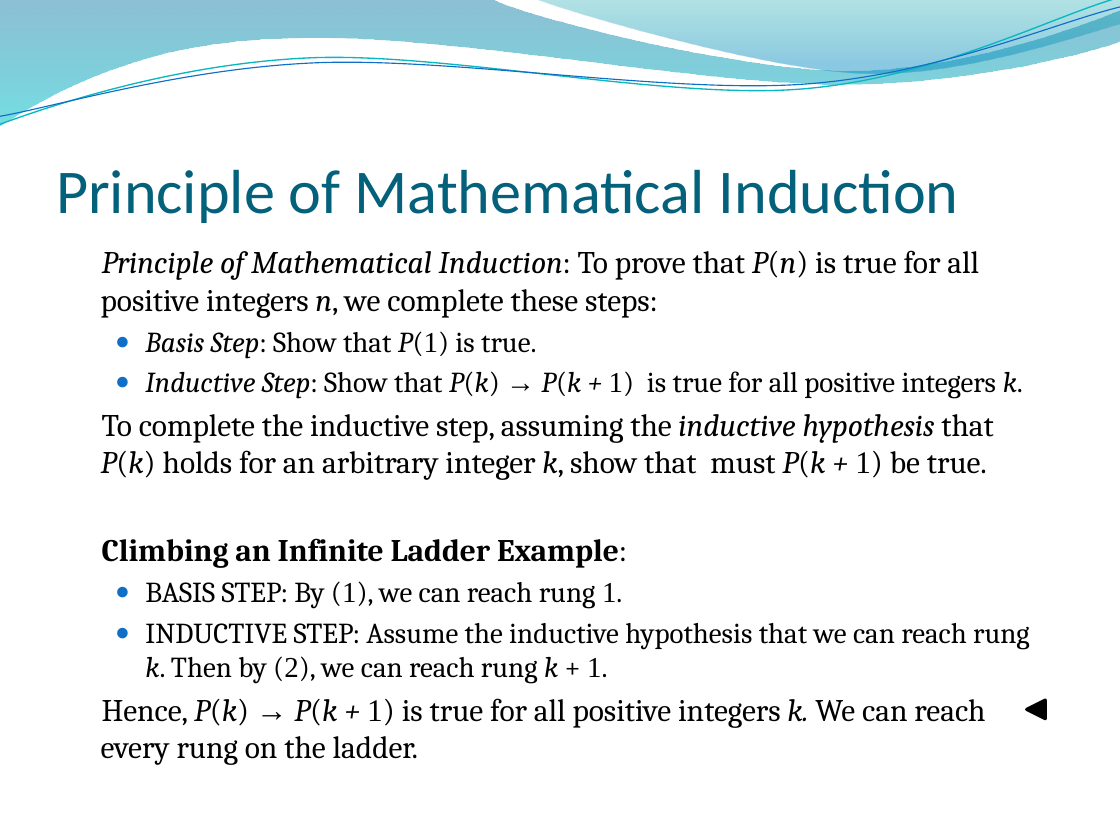
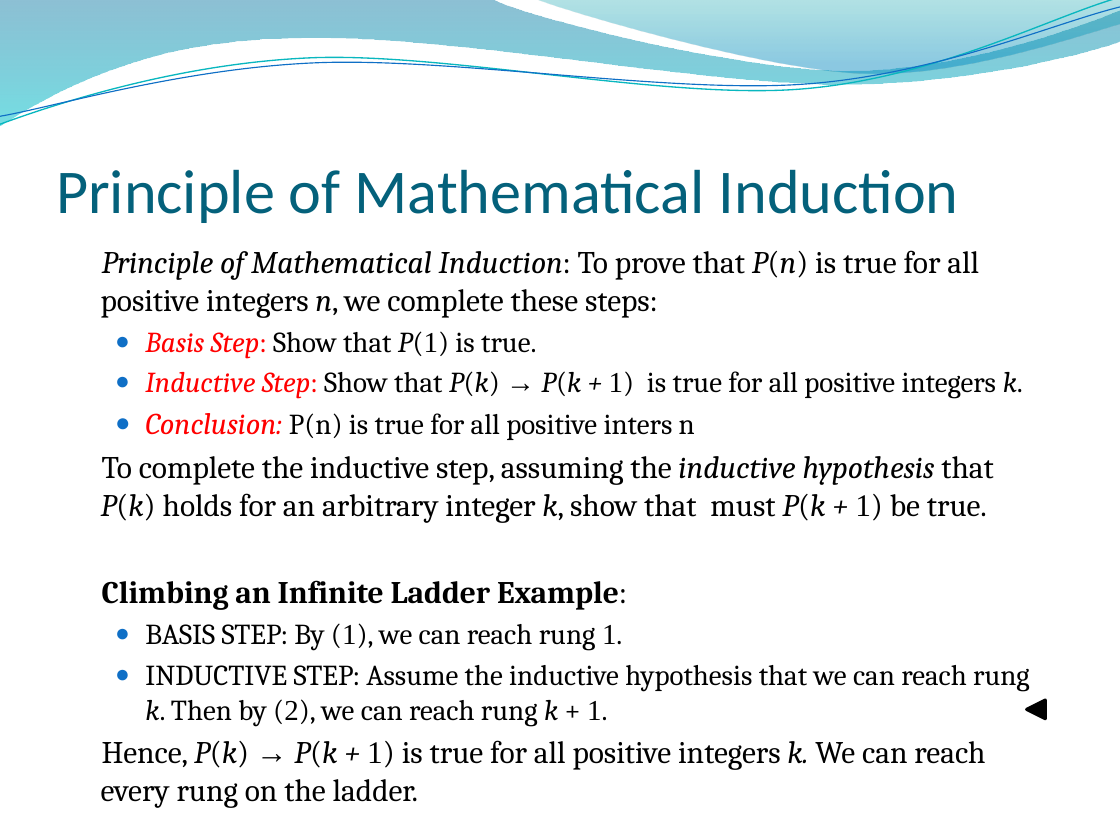
Before and after one commit to lin-chen-GA/lin-chen-GA.github.io, a slide deck: slide 4 of cs2620/slides/cs2620_notes5.pptx. Drawn at 1120x840 pixels with LibreOffice and Linux fonts; fonts in the diff are those of the drawing; background and template pictures are left out. Boxes give left, top, right and bottom in pixels: in the first picture for what was removed or moved away, otherwise in the second. Text is boxed around its words. In the diff, an @@ line names an element or a change of style, - is before the commit and + after.

```diff
--- a/cs2620/slides/cs2620_notes5.pptx
+++ b/cs2620/slides/cs2620_notes5.pptx
@@ text at box(145, 331, 1023, 399): text colour #000000 to #FF0000 in "Basis Step:", "Inductive Step:" @@
@@ text at box(145, 413, 695, 440): paragraph added @@
+  ● Conclusion: P(n) is true for all positive inters n
```
Also in this commit, not shown: 2 other slides changed, 1 slide added, 3 other files.
